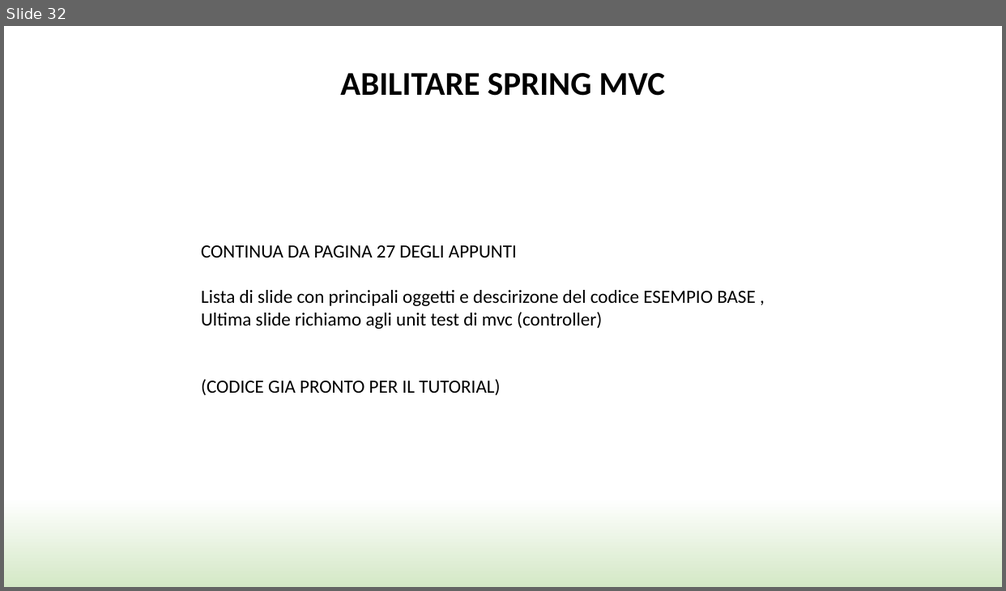
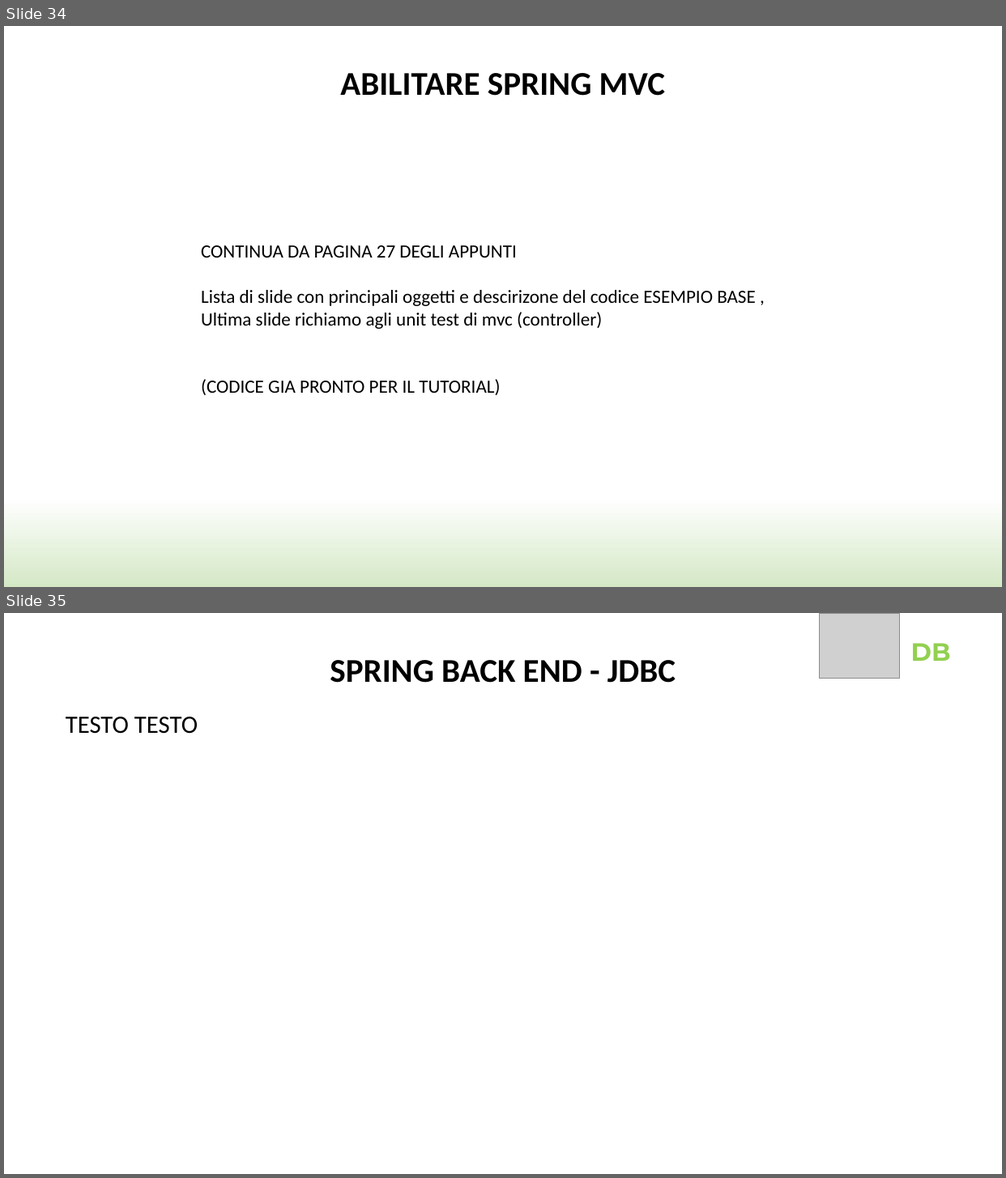
Before and after one commit to SimoneCas/java, a slide deck: SpringSample/Spring.pptx. Shown one above the other, each under a label of ours: slide 32 before the commit, slides 34 and 35 after it. The pictures are 1006x591 and 1006x1178 pixels, drawn with LibreOffice and Linux fonts; fonts in the diff are those of the drawing; grey boxes stand for pictures; background and template pictures are left out. Boxes give left, top, right and bottom in pixels: in the first picture for what was removed or moved away, otherwise in the second. Text is boxed around its words. In the diff, an @@ line names an element or a change of style, - is before the commit and + after.

```diff
--- a/SpringSample/Spring.pptx
+++ b/SpringSample/Spring.pptx
@@ slide 35 added at bbox=[4, 613, 1002, 1174], background #FFFFFF @@
@@ picture added at bbox=[819, 613, 899, 679] @@
@@ text added at bbox=[330, 660, 675, 683], 32 pt, text #000000, bold @@
+SPRING BACK END - JDBC
@@ text added at bbox=[911, 643, 951, 661], 24 pt, text #92D050, bold @@
+DB
@@ text added at bbox=[66, 717, 198, 734], 24 pt, text #000000 @@
+TESTO TESTO
@@ what was slide 32 is now slide 34 @@
```
Also in this commit, not shown: 2 slides changed, 5 other slides added, 7 other files.
